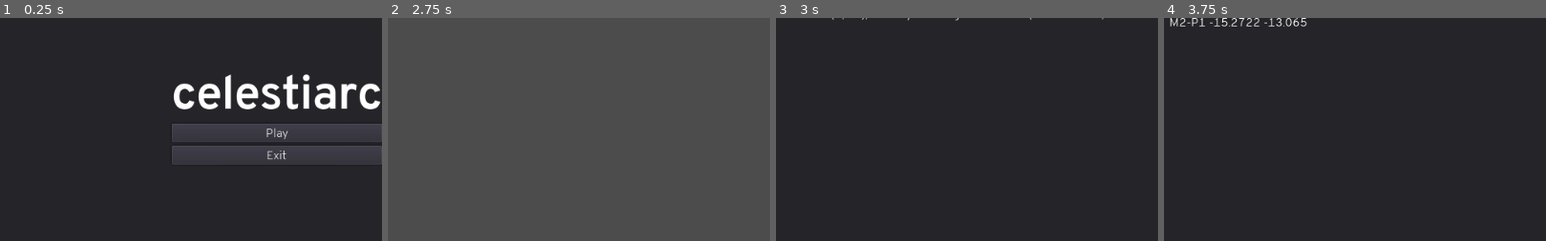
Above: before the commit, frames 1-4 (left to right).
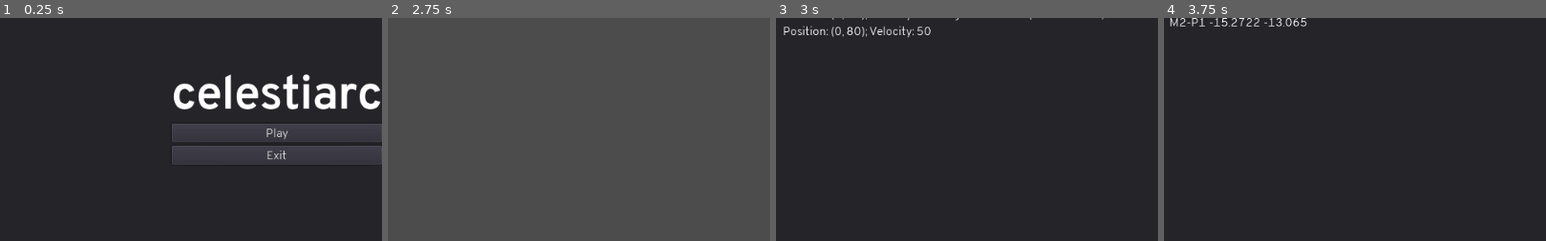
Above: after the commit, the same moments.

Repository: DrgnInventor/celestiarc
Game: Godot game, scene res://scenes/MainMenu.tscn
The game is run twice, just before and just after one commit, with the same random seed, the same clock (stepped at 60 frames per second) and the same inputs.
Inputs:
- Up to frame 1 (0.25 s): no input
- Up to frame 2 (2.75 s): click "Play" at 0.5 s; click "Confirm" at 1.25 s; click "Confirm" at 2 s
- Up to frame 3 (3 s): click "Forecast" at 2.75 s
- Up to frame 4 (3.75 s): click "Collidix" at 3.5 s
The pictures show only the part of the screen within x 14-64%, y 29-79%; the shares and areas given below are measured in that part.

Frames 1-2 are identical in both runs. In frame 3, 0.7% of the frame differs, in the area x 2-41%, y 3-9%; in frame 4, nothing differs.

Commit message:
Revert "Rewrite if/else for refresh data in forcaster with a match case"
This reverts commit d8b77e3cfafa16af6e3fbdc5d2519df5d846b18a.

Diff:
--- a/scripts/Forecaster.gd
+++ b/scripts/Forecaster.gd
@@ -26,34 +26,24 @@
 		pTable.append(format % [pos, radius])
 	return pTable
 
-func checkCase(m: Array, p: Array, i: int):
-	var mlen = m.size() -1
-	var plen = p.size() -1
-	if i <= mlen and i <= plen:
-		return 0
-	elif i > plen and i < mlen:
-		return 1
-	elif i > mlen and i < plen:
-		return 2
-	else:
-		return 3
-
 
 func refresh_data(mData: Array, pData: Array) -> void:
 	var m = forecast_mformater(mData)
 	var p = forecast_pformater(pData)
-	var i = 0
+
 	"""data: N sized array with arrays of 3 strings as children."""
 	for child in forecast.get_children():
 		child.queue_free()
-	while true:
-		match checkCase(m, p, i):
-			0:
+
+	if m.size() >= p.size():
+		for i in range(m.size()):
+			if i <= p.size()-1:
 				Helpers.create_row(forecast, m[i], "", p[i])
-			1:
+			else:
 				Helpers.create_row(forecast, m[i], "", "")
-			2:
+	else:
+		for i in range(p.size()):
+			if i <= m.size()-1:
+				Helpers.create_row(forecast, m[i], "", p[i])
+			else:
 				Helpers.create_row(forecast, "", "", p[i])
-			3:
-				break
-		i += 1
